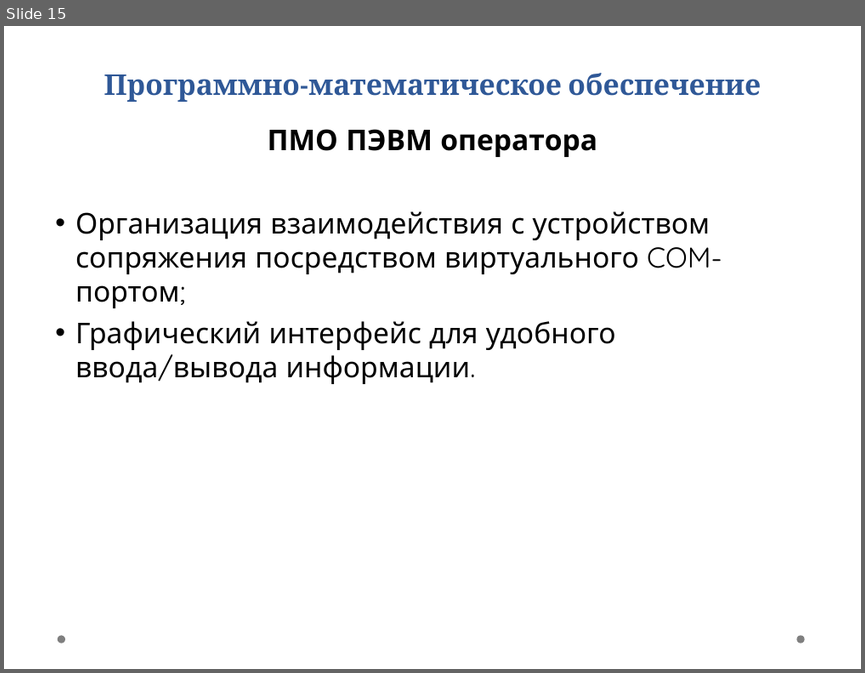
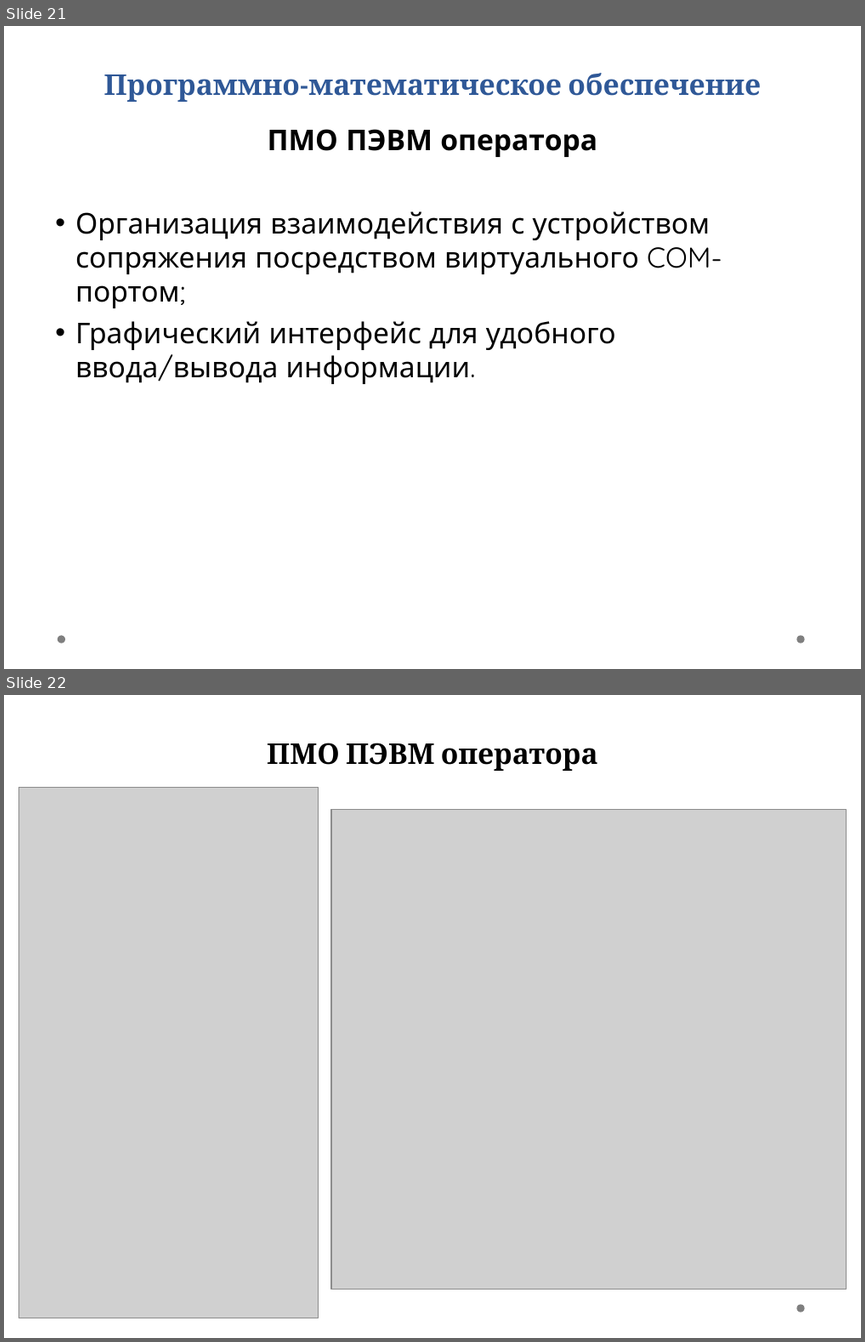
Before and after one commit to Farades/diplom, a slide deck: doc/Мацепура.ppt. Shown one above the other, each under a label of ours: slide 15 before the commit, slides 21 and 22 after it. The pictures are 865x673 and 865x1342 pixels, drawn with LibreOffice and Linux fonts; fonts in the diff are those of the drawing; grey boxes stand for pictures; background and template pictures are left out. Boxes give left, top, right and bottom in pixels: in the first picture for what was removed or moved away, otherwise in the second. Text is boxed around its words. In the diff, an @@ line names an element or a change of style, - is before the commit and + after.

```diff
--- a/doc/Мацепура.ppt
+++ b/doc/Мацепура.ppt
@@ slide 22 added at bbox=[4, 695, 861, 1338], background picture (left out); not listed: 1 template element that a slide beside it also shows @@
@@ title added at bbox=[267, 743, 598, 771], 24 pt, text #000000, bold @@
+ПМО ПЭВМ оператора
@@ picture added at bbox=[19, 787, 318, 1318] @@
@@ picture added at bbox=[331, 810, 846, 1289] @@
@@ what was slide 15 is now slide 21 @@
```
Also in this commit, not shown: 2 slides changed, 6 other slides added, 1 slide removed, 4 other files.
